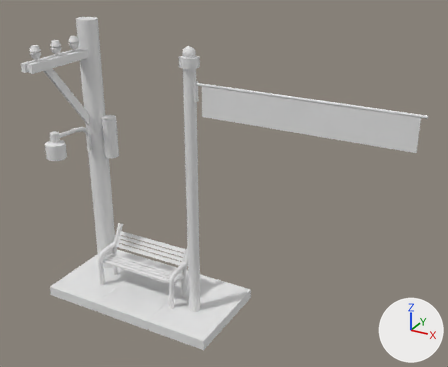
Two versions of the FBX model Assets/FBX/meshes/san_juan_de_dios_m.fbx, one commit apart.
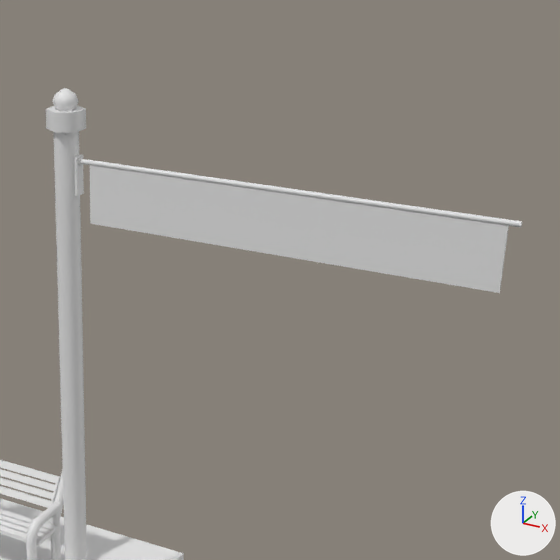
Each version appears first whole from a 50 mm camera at (-31.45, -57.98, 10.43) aimed at (-37.6, -46.8, 4.84), and next in a close-up on the part from 35% to 100% of the width and 0% to 80% of the height. Every picture has the same lights, and +X, +Y and +Z are marked at lower right. The older version's two pictures come first. Where no turn or scale is listed for an object, it has been applied to the vertices. Vertices at exactly the same position are counted once.

The scene before the commit, as lines of its bpy script (objects in view):
```python
me_cube_324 = bpy.data.meshes.new('Cube.324')
me_cube_324.from_pydata(...)  # 750 vertices, 580 faces; spans x -2.33..6.44, y -1.44..1.37, z -0.5..6.47
ob_san_juan_de_dios_m = bpy.data.objects.new('san_juan_de_dios_m', me_cube_324)
ob_san_juan_de_dios_m.location = (-39.81, -46.97, 1.63)
```
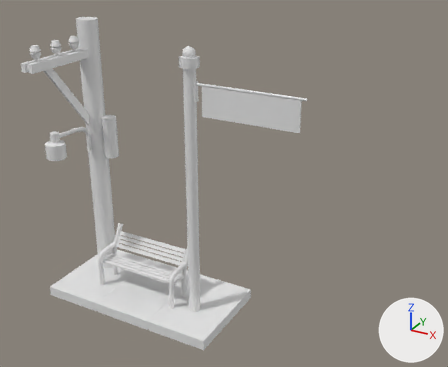
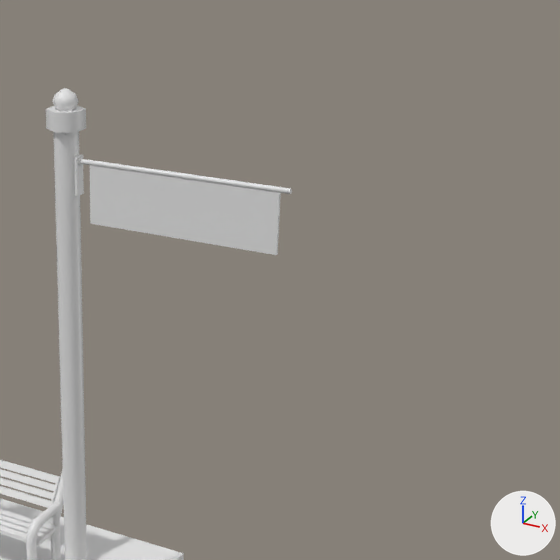
The newer file is also turned or shifted as a whole; pictures and numbers use the older file's frame.

Changed parts and their boxes (x1, y1, x2, y2) in the close-ups (560 x 560 px; the box of a moved part takes in the faces that stretch with it):
```json
{"object": "san_juan_de_dios_m", "change": "reshaped", "before": [0, 88, 522, 560], "after": [0, 88, 292, 560]}
{"part": 1, "of": "me_cube_324", "change": "moved or reshaped", "before": [274, 188, 522, 293], "after": [274, 188, 292, 255]}
```

Scene script edits in JSON lines:
```json
{"op": "add", "block": "mat_san_pablo_npr", "code": ["mat_san_pablo_npr = principled_material('san_pablo_npr')", "mat_san_pablo_npr.base_color = (0.8, 0.8, 0.8)  # white #e7e7e7", "mat_san_pablo_npr.roughness = 0.4"]}
{"block": "me_cube_324", "where": "# used by ob_san_juan_de_dios_m; location = (-39.81, -46.97, 1.63)"}
{"op": "remove", "block": "me_cube_324", "code": "me_cube_324.from_pydata(...)  # 750 vertices, 580 faces; spans x -2.33..6.44, y -1.44..1.37, z -0.5..6.47"}
{"op": "add", "block": "me_cube_324", "code": "me_cube_324.from_pydata(...)  # 746 vertices, 580 faces; spans x -2.33..4.17, y -1.44..1.37, z -0.5..6.47"}
{"block": "me_cube_324", "change": "me_cube_324 part 1"}
{"block": "me_cube_324", "change": "12 vertices are removed from x 6.33..6.44, y -0.09..-0.04, z 4.77..5.49"}
{"block": "me_cube_324", "change": "13 faces are deleted"}
{"block": "me_cube_324", "change": "4 vertices are added at (4.05, -0.05, 5.46), (4.05, -0.08, 5.46), (4.05, -0.05, 4.77), (4.05, -0.08, 4.77)"}
{"block": "me_cube_324", "change": "8 new vertices lie (2.47, 0.0, 0.0) away from vertices in x 1.7, y -0.09..-0.04, z 5.43..5.49"}
{"block": "me_cube_324", "change": "13 new faces join them"}
{"block": "me_cube_324", "change": "other edits to the shape of me_cube_324 do not show in these pictures"}
{"op": "add", "block": "me_cube_324", "code": "me_cube_324.materials.append(mat_san_pablo_npr)  # white #e7e7e7"}
```
